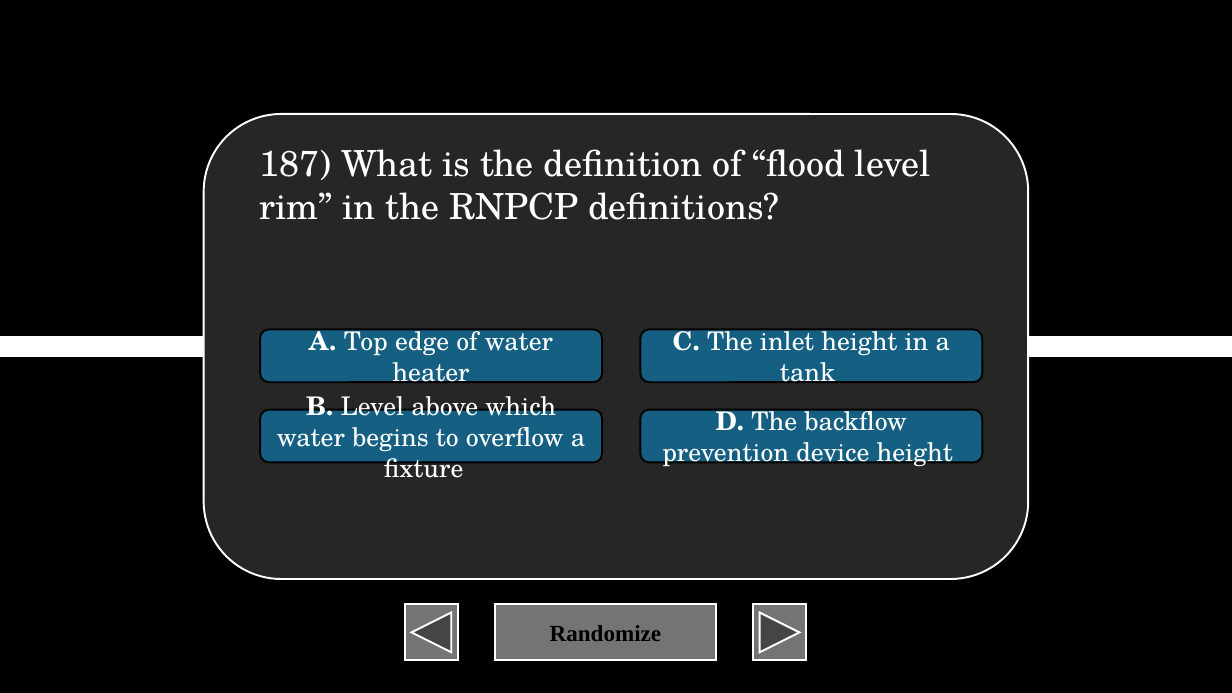
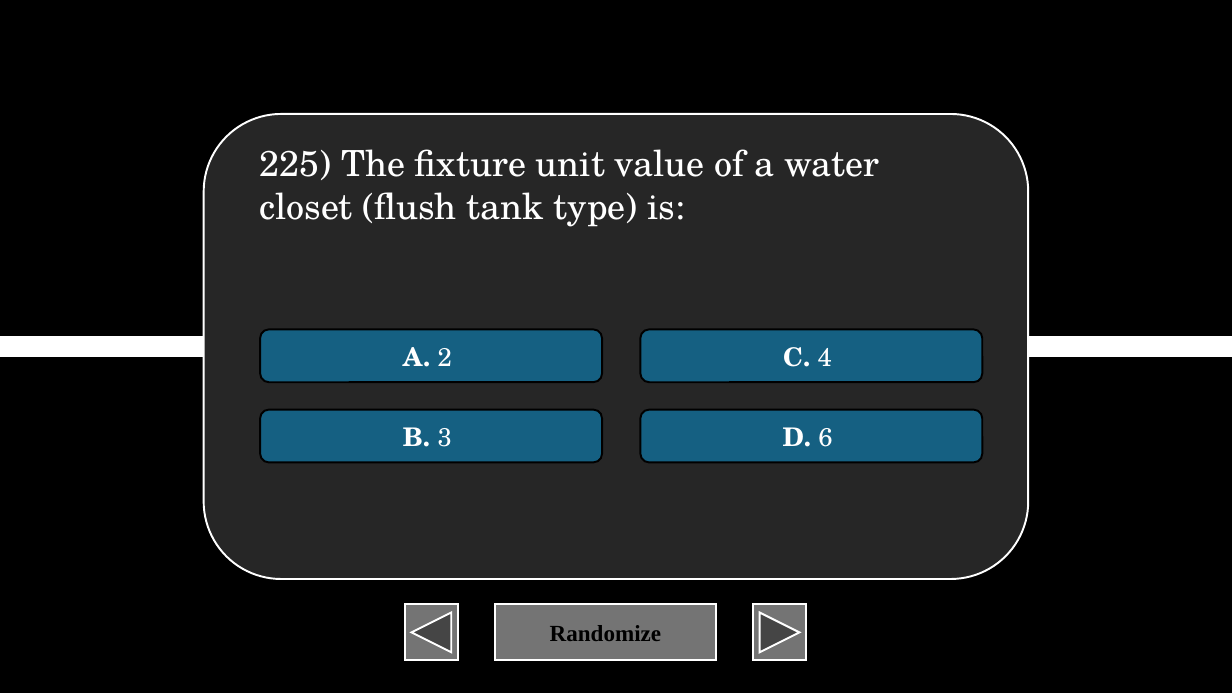
Before and after one commit to XIvanSolomonX/Archi-Reviewer, a slide deck: slide 226 of BulUti.pptm (slide 188 before the commit). Drawn at 1232x693 pixels with LibreOffice and Linux fonts; fonts in the diff are those of the drawing. Boxes give left, top, right and bottom in pixels: in the first picture for what was removed or moved away, otherwise in the second. Text is boxed around its words. In the diff, an @@ line names an element or a change of style, - is before the commit and + after.

```diff
--- a/BulUti.pptm
+++ b/BulUti.pptm
@@ text at bbox=[259, 149, 879, 227]: text changed @@
-187) What is the definition of “flood level rim” in the RNPCP definitions?
+225) The fixture unit value of a water closet (flush tank type) is:
@@ text in rounded rectangle at bbox=[403, 347, 452, 367]: text changed; bold on @@
-A. Top edge of water heater
+A. 2
@@ text in rounded rectangle at bbox=[783, 347, 832, 367]: text changed; bold on @@
-C. The inlet height in a tank
+C. 4
@@ text in rounded rectangle at bbox=[403, 427, 452, 447]: text changed; bold on @@
-B. Level above which water begins to overflow a fixture
+B. 3
@@ text in rounded rectangle at bbox=[783, 427, 832, 447]: text changed; bold on @@
-D. The backflow prevention device height
+D. 6
```
Also in this commit, not shown: 16 other slides changed, 41 slides added, 4 slides removed, 2 other files.
